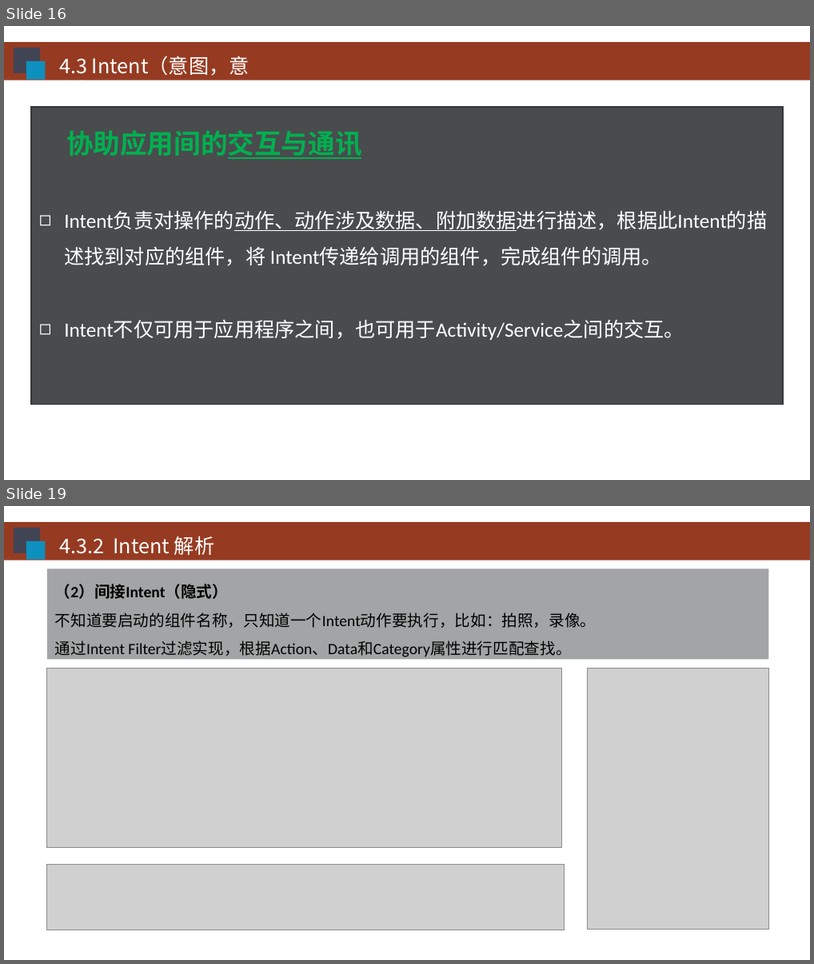
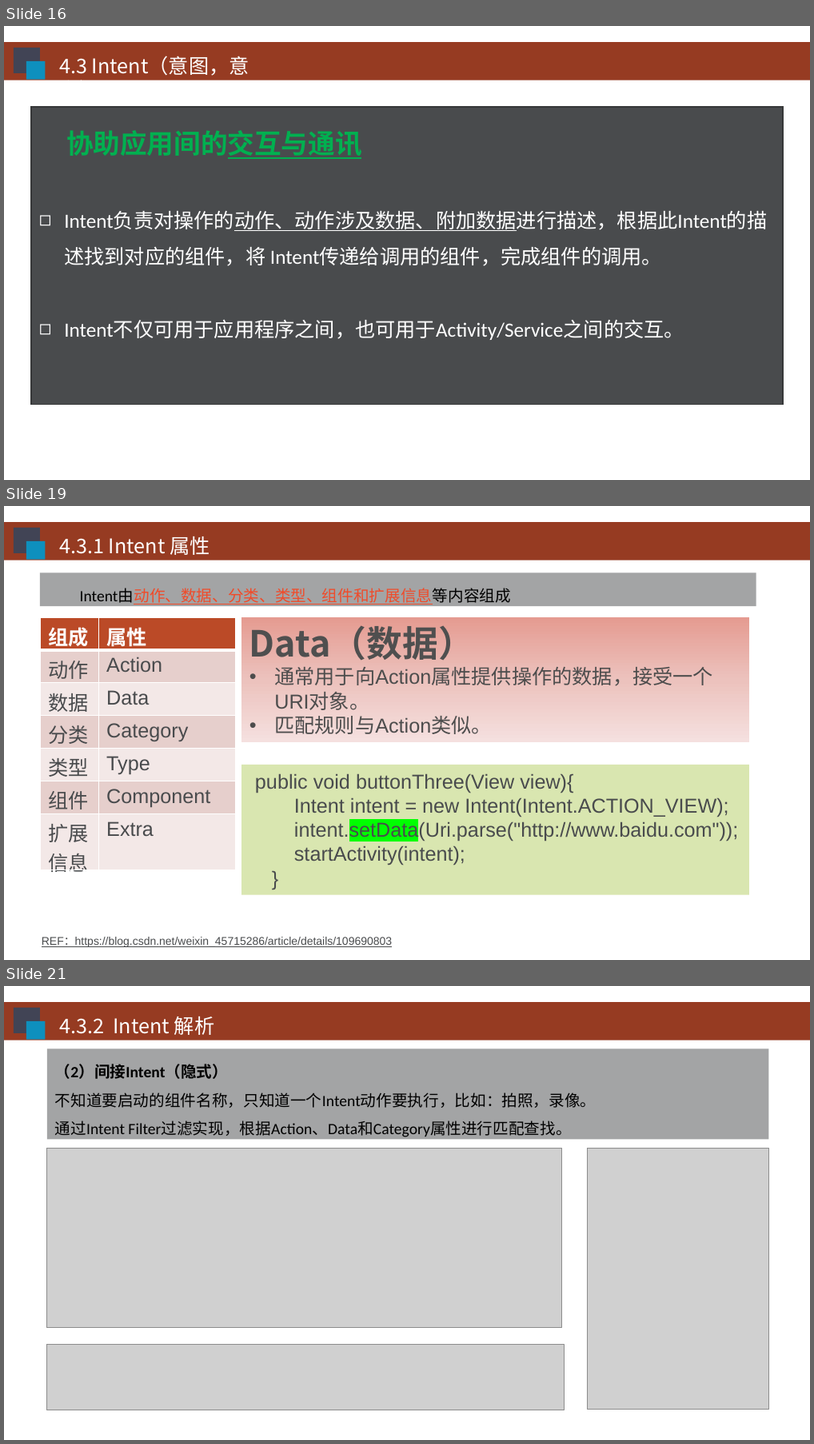
Before and after one commit to HBU/Android-PPT, a slide deck: 04.0 -- 活动-意图-- 第04章.pptx. Shown one above the other, each under a label of ours: slides 16 and 19 before the commit, slides 16, 19 and 21 after it; the slides between them are not shown. The pictures are 814x964 and 814x1444 pixels, drawn with LibreOffice and Linux fonts; fonts in the diff are those of the drawing; grey boxes stand for pictures; background and template pictures are left out. Boxes give left, top, right and bottom in pixels: in the first picture for what was removed or moved away, otherwise in the second. Text is boxed around its words. In the diff, an @@ line names an element or a change of style, - is before the commit and + after.

```diff
--- a/04.0 -- 活动-意图-- 第04章.pptx
+++ b/04.0 -- 活动-意图-- 第04章.pptx
@@ slide 19 added at [4, 506, 810, 960], background #FFFFFF; not listed: 1 template element that a slide beside it also shows @@
@@ rectangle added at [14, 528, 40, 553], fill #414455 @@
@@ rectangle added at [26, 541, 45, 560], fill #0E90BE @@
@@ text added at [59, 536, 210, 555], 18 pt, text #FFFFFF @@
+4.3.1 Intent 属性
@@ rectangle added at [39, 573, 756, 606], fill #494B4D at 50% opacity, 14 pt, text #F04B2A, underline @@
+Intent由动作、数据、分类、类型、组件和扩展信息等内容组成
@@ table added at [40, 617, 236, 875], 7 rows, 2 columns @@
+组成 | 属性
+动作 | Action
+数据 | Data
+分类 | Category
+类型 | Type
+组件 | Component
+扩展信息 | Extra
@@ text added at [85, 609, 242, 638], 20 pt, text #FFFFFF, bold @@
+• 工作完成情况一
@@ rectangle added at [242, 617, 750, 742], fill gradient #E59B92 to #EDC2BD to #F5E1DF, 18 pt, text #4D4D4D @@
+Data（数据）
+• 通常用于向Action属性提供操作的数据，接受一个URI对象。
+• 匹配规则与Action类似。
@@ text added at [446, 609, 603, 638], 20 pt, text #FFFFFF, bold @@
+• 工作完成情况二
@@ rectangle added at [242, 764, 750, 895], fill #D9E6B0, 18 pt, text #494B4D @@
+public void buttonThree(View view){
+Intent intent = new Intent(Intent.ACTION_VIEW);
+intent.setData(Uri.parse("http://www.baidu.com"));
+startActivity(intent);
+}
@@ text added at [42, 936, 392, 947], 10 pt, text #494B4D, underline @@
+REF：https://blog.csdn.net/weixin_45715286/article/details/109690803
@@ what was slide 19 is now slide 21 @@
```
Also in this commit, not shown: 5 slides changed, 1 other slide added.
